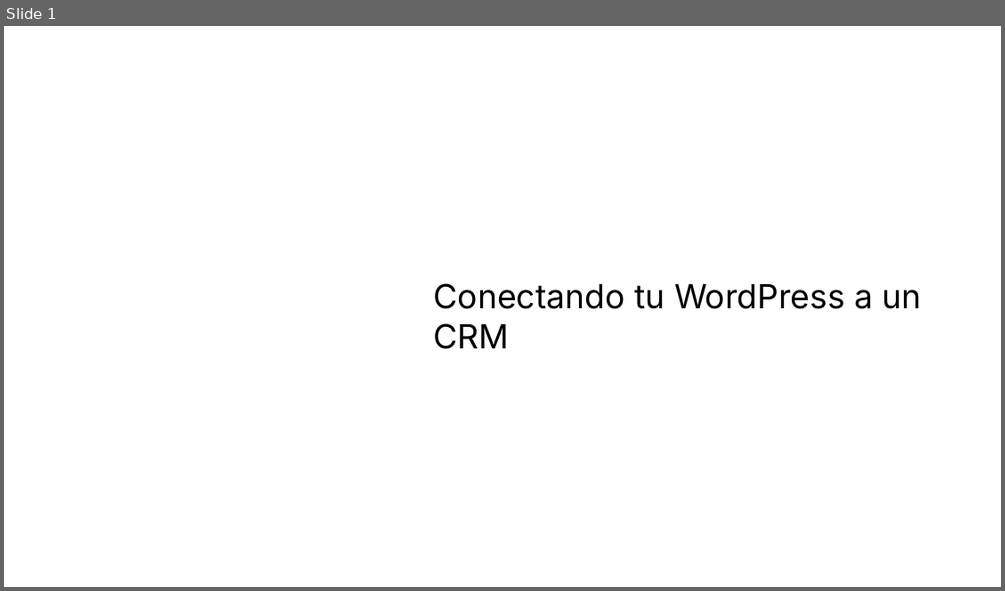
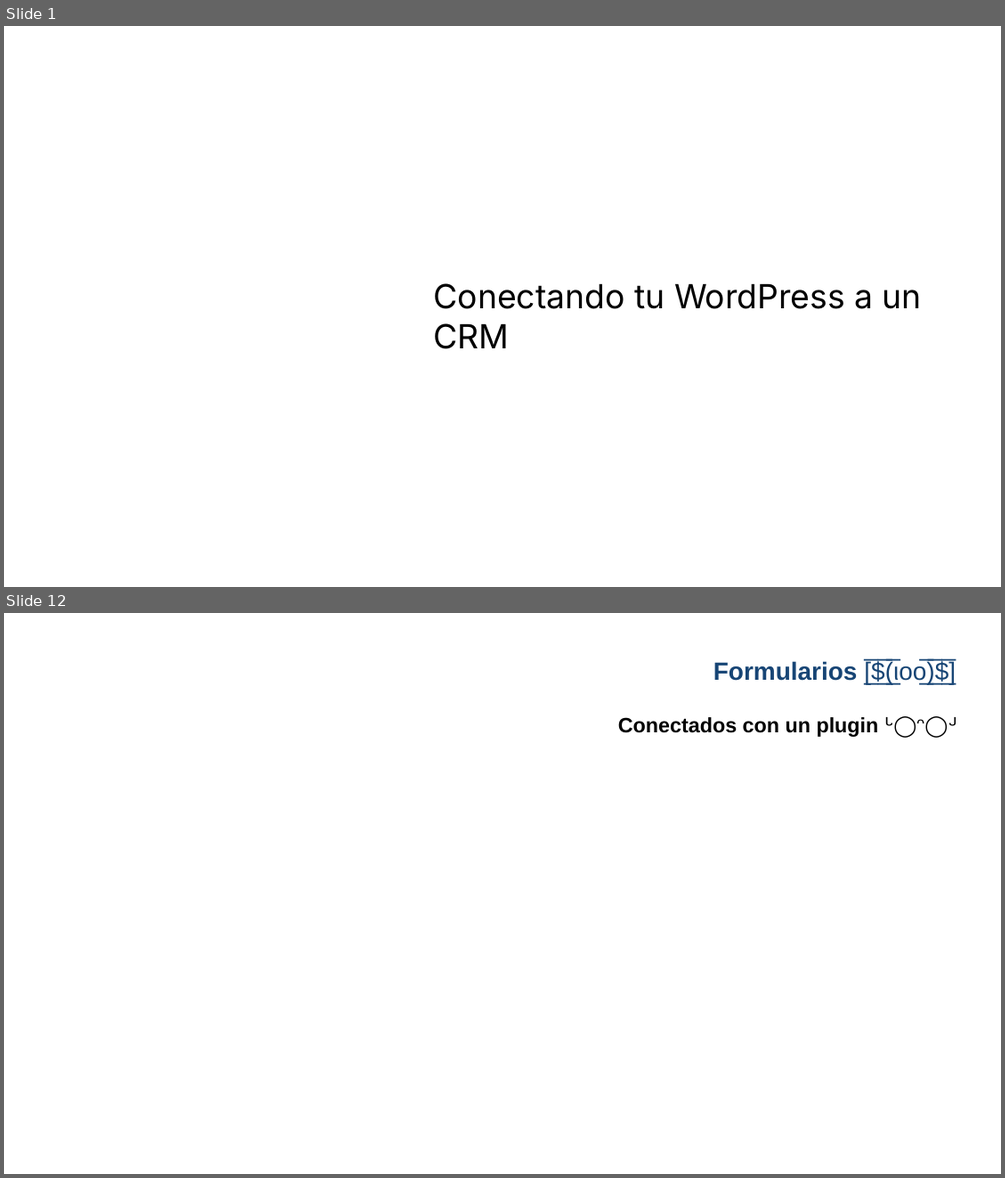
Before and after one commit to gwannon/WordCampBilbao2025, a slide deck: WCBIO25_Jorge-Monclus.pptx. Shown one above the other, each under a label of ours: slide 1 before the commit, slides 1 and 12 after it; the slides between them are not shown. The pictures are 1005x591 and 1005x1178 pixels, drawn with LibreOffice and Linux fonts; fonts in the diff are those of the drawing; background and template pictures are left out. Boxes give left, top, right and bottom in pixels: in the first picture for what was removed or moved away, otherwise in the second. Text is boxed around its words. In the diff, an @@ line names an element or a change of style, - is before the commit and + after.

```diff
--- a/WCBIO25_Jorge-Monclus.pptx
+++ b/WCBIO25_Jorge-Monclus.pptx
@@ slide 12 added at <box>4,613,1001,1174</box>, background picture (left out) @@
@@ title added at <box>713,660,955,684</box>, 18 pt, text #174575 @@
+Formularios [̲̅$̲̅(̲̅ιοο̲̅)̲̅$̲̅]
@@ title added at <box>618,716,956,738</box>, 15 pt, text #000000, bold @@
+Conectados con un plugin ᒡ◯ᵔ◯ᒢ
```
Also in this commit, not shown: 2 slides changed, 15 other slides added, 4 slides removed, 2 other files.
